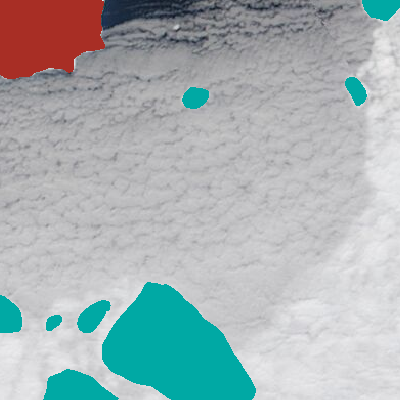
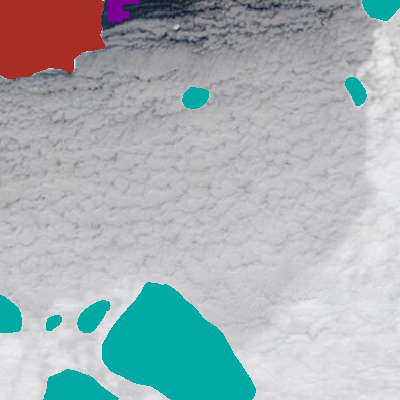
Comparing the layer stacks of the two (400, 400) images. Changes:
added layer "water samples" above "landfast ice" over [108,0,139,22]
